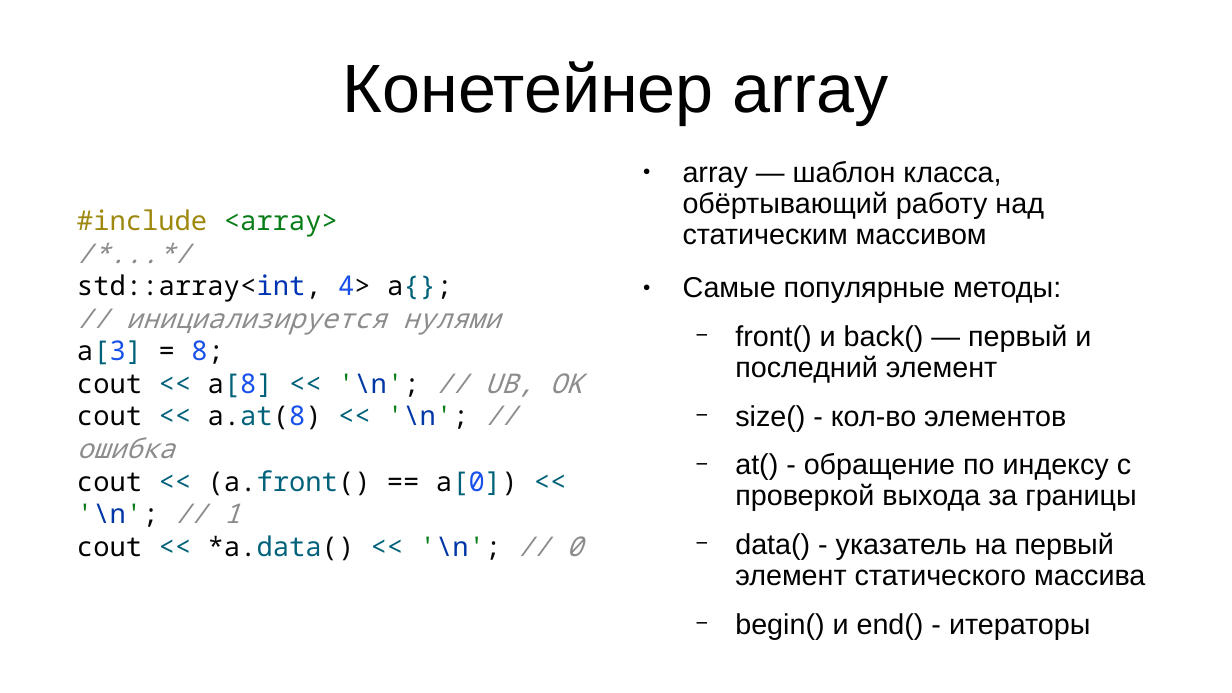
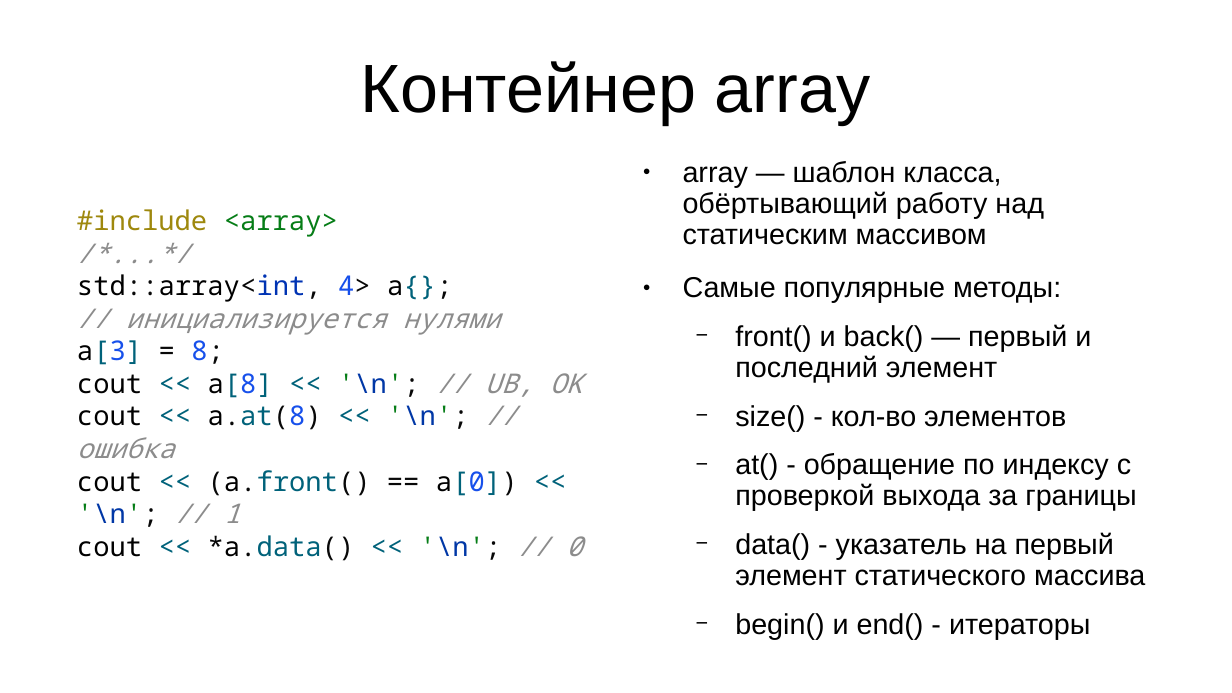
Before and after one commit to IvanStriker/Cpp_Coworking, a slide deck: slide 16 of 1-st meeting/Memory management in C++.pptx. Drawn at 1232x693 pixels with LibreOffice and Linux fonts; fonts in the diff are those of the drawing. Boxes give left, top, right and bottom in pixels: in the first picture for what was removed or moved away, otherwise in the second. Text is boxed around its words. In the diff, an @@ line names an element or a change of style, - is before the commit and + after.

```diff
--- a/1-st meeting/Memory management in C++.pptx
+++ b/1-st meeting/Memory management in C++.pptx
@@ title at [360, 61, 871, 125]: text changed @@
-Конетейнер array
+Контейнер array
```
Also in this commit, not shown: 7 other slides changed, 1 slide added, 1 slide removed, 14 other files.
